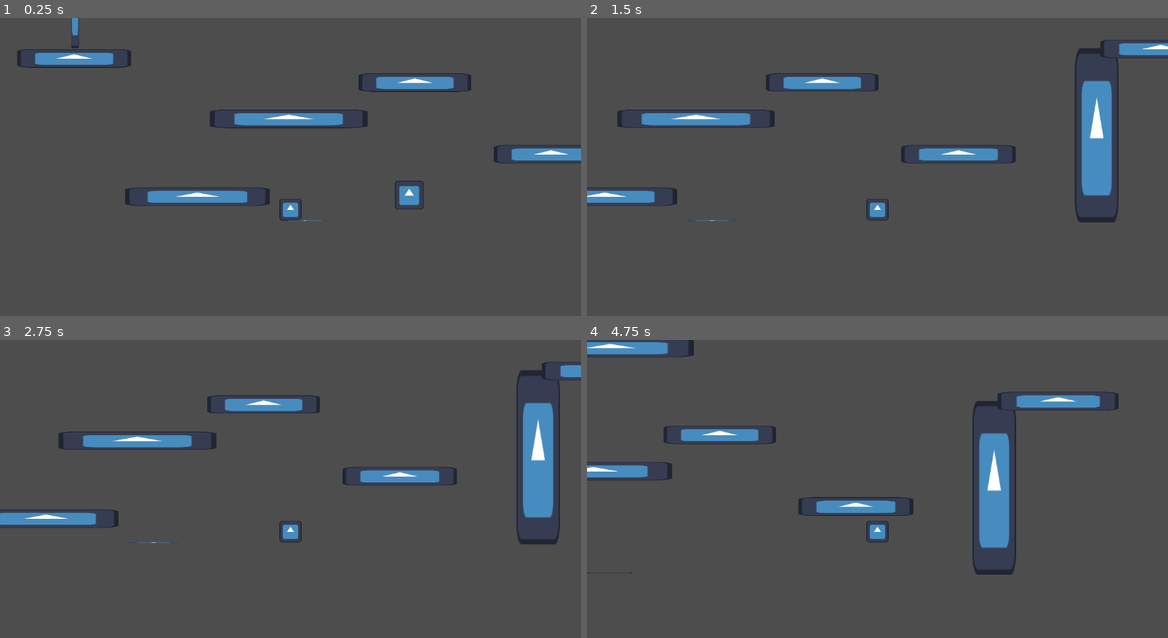
Above: before the commit, frames 1-4 (two rows, left to right).
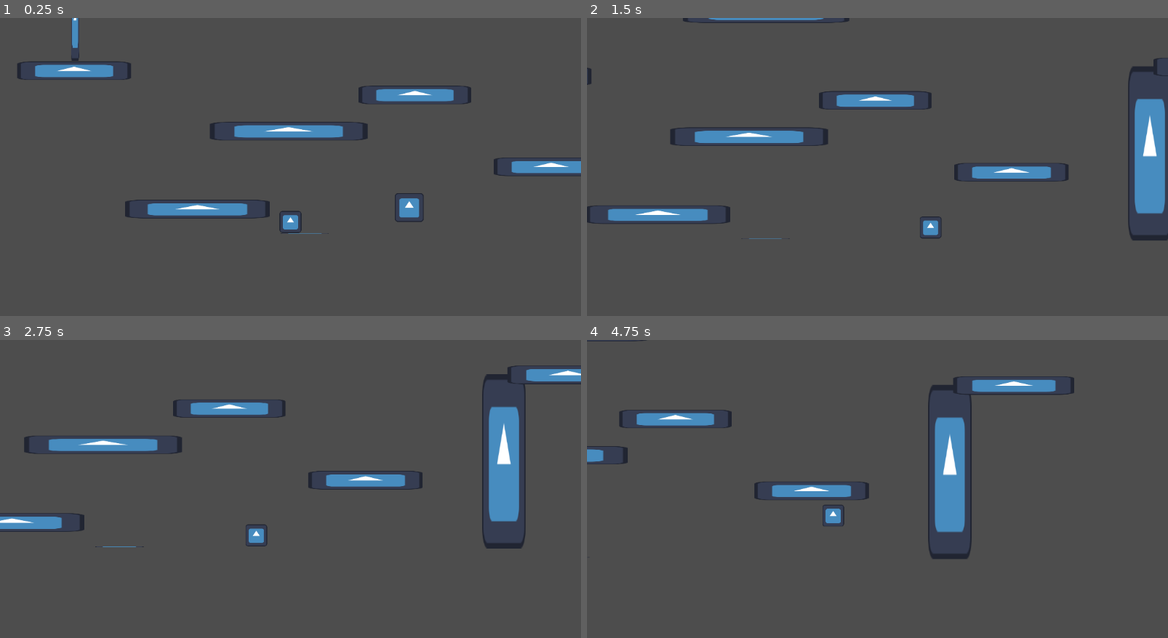
Above: after the commit, the same moments.

Repository: Atlus06/Planet-Trotter
Game: Godot game, scene res://Scenes/main.tscn
The game is run twice, just before and just after one commit, with the same random seed, the same clock (stepped at 60 frames per second) and the same inputs. The engine's default icon, where the game draws it, is replaced by a stand-in: a white triangle on a blue panel in a dark square.
Inputs (mouse positions are in pixels of both pictures, inside the frame that each line leads up to):
- Up to frame 1 (0.25 s): no input
- Up to frame 2 (1.5 s): tap Enter at 0.5 s; move the mouse to (1005, 164) at 0.52 s; hold D (move_right) from 0.53 s (still down); tap Down (look_down, bound only after the commit) at 0.6 s; click (1005, 164) at 0.67 s; tap W (jump) at 0.77 s; tap Left (look_left, bound only after the commit) at 0.8, 1.35 s; move the mouse to (761, 196) at 1.27 s
- Up to frame 3 (2.75 s): tap W (jump) at 1.52 s; tap Right (look_right, bound only after the commit) at 1.55, 2.1 s; move the mouse to (348, 432) at 2.02 s; release D (move_right) at 2.03 s; hold A (move_left) from 2.03 s (still down); tap Up (look_up, bound only after the commit) at 2.3 s
- Up to frame 4 (4.75 s): move the mouse to (848, 569) at 2.77 s; release A (move_left) at 2.78 s; hold D (move_right) 2.78-4.28 s; tap Up (look_up, bound only after the commit) at 2.85 s; click (848, 569) at 2.92 s; tap W (jump) at 3.02, 3.77, 4.52 s; tap Down (look_down, bound only after the commit) at 3.05, 4.35 s; move the mouse to (1051, 551) at 3.52 s; tap Space (dash) at 3.6 s; tap Left (look_left, bound only after the commit) at 3.8 s; move the mouse to (703, 453) at 4.27 s; hold A (move_left) from 4.28 s (still down); tap Right (look_right, bound only after the commit) at 4.55 s

The runs differ from the first frame. In frame 1, 8.1% of the frame differs, in the area x 3-100%, y 0-73%; in frame 2, 12%, in the area x 0-100%, y 0-75%; in frame 3, 9.8%; in frame 4, 11%.

Commit message:
added collectables + added camera movement

Diff:
--- /dev/null
+++ b/Scenes/collectable_component.tscn
@@ -0,0 +1,8 @@
+[gd_scene format=3 uid="uid://hjl1eqc8msh5"]
+
+[ext_resource type="Script" uid="uid://1m6kv0ita3is" path="res://Scripts/collectable_component.gd" id="1_42vs6"]
+
+[node name="CollectableComponent" type="Area2D" unique_id=481696626]
+script = ExtResource("1_42vs6")
+
+[connection signal="body_entered" from="." to="." method="_on_body_entered"]
--- a/Scenes/collectibles.gd
+++ /dev/null
@@ -1,17 +0,0 @@
-extends Area2D
-
-@onready var can_collect_component: Can_Collect_Component = $Can_Collect_Component
-
-func _ready() -> void:
-	can_collect_component.Collected_Item.connect(gained_collectable)
-	can_collect_component.Level_cleared.connect(cleared_level)
-
-
-
-func gained_collectable():
-	#can_collect_component.got_collectable()
-	print("You got a collectable!")
-	queue_free()
-
-func cleared_level():
-	print("You got all of the collectables!!")
--- a/Scenes/collectibles.tscn
+++ b/Scenes/collectibles.tscn
@@ -1,23 +1,22 @@
 [gd_scene format=3 uid="uid://doi2h56o46e1t"]
 
-[ext_resource type="Script" uid="uid://v33i50fafvp5" path="res://Scenes/collectibles.gd" id="1_316ip"]
 [ext_resource type="Texture2D" uid="uid://qdl4mhpxnvab" path="res://Assets/icon.svg" id="1_oknvs"]
-[ext_resource type="Script" uid="uid://d3qxuppgsxjyy" path="res://Scripts/CanCollectComponent.gd" id="2_gb2wt"]
+[ext_resource type="Script" uid="uid://1m6kv0ita3is" path="res://Scripts/collectable_component.gd" id="2_gb2wt"]
 
 [sub_resource type="CircleShape2D" id="CircleShape2D_gb2wt"]
-radius = 74.431175
+radius = 75.16648
 
-[node name="Collectibles" type="Area2D" unique_id=1241773531]
-script = ExtResource("1_316ip")
+[node name="Collectable" type="Area2D" unique_id=935513117]
 
-[node name="CollisionShape2D" type="CollisionShape2D" parent="." unique_id=788459219]
+[node name="Sprite2D" type="Sprite2D" parent="." unique_id=856447400]
+texture = ExtResource("1_oknvs")
+
+[node name="CollisionShape2D" type="CollisionShape2D" parent="." unique_id=1097344666]
 shape = SubResource("CircleShape2D_gb2wt")
 
-[node name="Sprite2D" type="Sprite2D" parent="." unique_id=309052708]
-texture = ExtResource("1_oknvs")
+[node name="Collectble_component" type="Area2D" parent="." unique_id=2118895547]
+script = ExtResource("2_gb2wt")
+Colletable_name = "test"
+metadata/_custom_type_script = "uid://1m6kv0ita3is"
 
-[node name="Can_Collect_Component" type="Node" parent="." unique_id=1292617766]
-script = ExtResource("2_gb2wt")
-metadata/_custom_type_script = "uid://d3qxuppgsxjyy"
-
-[connection signal="body_entered" from="." to="Can_Collect_Component" method="_on_collectibles_body_entered"]
+[connection signal="body_entered" from="." to="Collectble_component" method="_on_collectable_body_entered"]
--- a/Scenes/main.tscn
+++ b/Scenes/main.tscn
@@ -1,6 +1,8 @@
 [gd_scene format=3 uid="uid://drc4lugns5bhe"]
 
+[ext_resource type="Script" uid="uid://di6rtpqul507p" path="res://Scripts/game_manager.gd" id="1_344ge"]
 [ext_resource type="PackedScene" uid="uid://cf61t4wy32qm4" path="res://Scenes/player.tscn" id="1_bo1nx"]
+[ext_resource type="PackedScene" uid="uid://hjl1eqc8msh5" path="res://Scenes/collectable_component.tscn" id="2_6bp64"]
 [ext_resource type="PackedScene" uid="uid://cr4mkpaurcyv0" path="res://Scenes/floor.tscn" id="2_8gbba"]
 [ext_resource type="PackedScene" uid="uid://c1k0kbu1wwrm6" path="res://Scenes/wall.tscn" id="3_jjvhh"]
 [ext_resource type="PackedScene" uid="uid://d2ofgkmuhelmq" path="res://Scenes/platform.tscn" id="4_kry3j"]
@@ -8,6 +10,12 @@
 
 [node name="Main" type="Node2D" unique_id=1249252770]
 
+[node name="GameManager" type="Node" parent="." unique_id=952550901]
+unique_name_in_owner = true
+script = ExtResource("1_344ge")
+
+[node name="CollectableComponent" parent="GameManager" unique_id=481696626 instance=ExtResource("2_6bp64")]
+
 [node name="Floor" parent="." unique_id=1638395231 instance=ExtResource("2_8gbba")]
 position = Vector2(559, 650)
 
--- a/Scenes/player.tscn
+++ b/Scenes/player.tscn
@@ -5,6 +5,7 @@
 [ext_resource type="Texture2D" uid="uid://qdl4mhpxnvab" path="res://Assets/icon.svg" id="2_6t5aa"]
 [ext_resource type="Script" uid="uid://c8ar433hsh7mt" path="res://Scripts/InputComponent.gd" id="3_6t5aa"]
 [ext_resource type="Script" uid="uid://d1710yeed7ers" path="res://Scripts/GravityComponent.gd" id="5_fkybt"]
+[ext_resource type="Script" uid="uid://cvew43pwirayn" path="res://Scripts/camera_component.gd" id="6_x3wgy"]
 
 [sub_resource type="RectangleShape2D" id="RectangleShape2D_88kja"]
 size = Vector2(127, 127)
@@ -19,17 +20,16 @@
 [node name="Sprite2D" type="Sprite2D" parent="." unique_id=1227844510]
 texture = ExtResource("2_6t5aa")
 
-[node name="CameraAnchor" type="Node" parent="." unique_id=253682457]
+[node name="Camera2D" type="Camera2D" parent="." unique_id=763303121]
+offset = Vector2(0, -75)
+zoom = Vector2(0.75, 0.75)
+position_smoothing_enabled = true
 
 [node name="DashTimer" type="Timer" parent="." unique_id=2069224292]
 wait_time = 0.2
 
 [node name="WallJump" type="Timer" parent="." unique_id=1170025154]
 wait_time = 0.22
-
-[node name="Camera2D" type="Camera2D" parent="." unique_id=763303121]
-offset = Vector2(0, -75)
-zoom = Vector2(0.75, 0.75)
 
 [node name="Input_Component" type="Node" parent="." unique_id=190985975]
 unique_name_in_owner = true
@@ -48,5 +48,19 @@
 script = ExtResource("5_fkybt")
 metadata/_custom_type_script = "uid://d1710yeed7ers"
 
+[node name="Camera_Component" type="Node" parent="." unique_id=208795687 node_paths=PackedStringArray("camera")]
+unique_name_in_owner = true
+script = ExtResource("6_x3wgy")
+camera = NodePath("../Camera2D")
+cam_max_look = 400
+metadata/_custom_type_script = "uid://cvew43pwirayn"
+
+[node name="Camera_Component2" type="Node" parent="." unique_id=1812721888 node_paths=PackedStringArray("camera")]
+unique_name_in_owner = true
+script = ExtResource("6_x3wgy")
+camera = NodePath("../Camera2D")
+cam_max_look = 400
+metadata/_custom_type_script = "uid://cvew43pwirayn"
+
 [connection signal="timeout" from="DashTimer" to="Movement_Component" method="_on_dash_timer_timeout"]
 [connection signal="timeout" from="WallJump" to="Movement_Component" method="_on_wall_jump_timeout"]
--- a/Scripts/CanCollectComponent.gd
+++ /dev/null
@@ -1,33 +0,0 @@
-class_name Can_Collect_Component extends Node
-
-
-signal Collected_Item(current: int, max: int)
-signal Level_cleared
-
-@export var max_collectable_amt := 13
-var current_collected := 0
-
-func _ready() -> void:
-	_emit()
-
-
-func got_collectable() -> void:
-	#current_collected = clamp(current_collected + 1, 0, max_collectable_amt)
-	#_emit()
-
-	if current_collected == max_collectable_amt:
-		Level_cleared.emit()
-
-
-func _emit() -> void:
-
-	Collected_Item.emit()
-
-	print("Items Collected: %d / %d" % [current_collected, max_collectable_amt])
-
-
-
-func _on_collectibles_body_entered(body: Node2D) -> void:
-	current_collected = clamp(current_collected + 1, 0, max_collectable_amt)
-	_emit()
-	got_collectable()
--- a/Scripts/InputComponent.gd
+++ b/Scripts/InputComponent.gd
@@ -4,8 +4,16 @@
 var jump_pressed := false
 var dash_pressed := false
 var up_held := 0
+
+var camera_look = Vector2.ZERO
+
 func update() -> void:
+	#character movement
 	move_direction = Input.get_axis("move_left", "move_right")
 	jump_pressed = Input.is_action_just_pressed("jump")
 	dash_pressed = Input.is_action_just_pressed("dash")
 	up_held = Input.is_action_pressed("jump")
+
+	#camera movement
+	camera_look.x = Input.get_axis("look_left","look_right")
+	camera_look.y = Input.get_axis("look_up","look_down")
--- /dev/null
+++ b/Scripts/camera_component.gd
@@ -0,0 +1,15 @@
+class_name Camera_Component extends Node
+
+@export var camera: Camera2D
+@export var cam_speed = 500.0
+@export var cam_max_look: int
+
+var cam_direction := Vector2.ZERO
+
+
+func update() -> void:
+	camera.position.x = clamp(0,0,cam_max_look)
+	camera.position.x += cam_direction.x * cam_speed
+
+	camera.position.y = clamp(0,0,cam_max_look)
+	camera.position.y += cam_direction.y * cam_speed
--- /dev/null
+++ b/Scripts/collectable_component.gd
@@ -0,0 +1,9 @@
+class_name Collectble_component extends Area2D
+
+@export var Colletable_name: String
+var resource_value := 1
+
+func _on_collectable_body_entered(body: Node2D) -> void:
+	#print("You got a resource!")
+	GameManager.collected_resource(resource_value)
+	get_parent().queue_free()
--- /dev/null
+++ b/Scripts/game_manager.gd
@@ -0,0 +1,13 @@
+extends Node
+
+signal Collected_item(new_amount: int)
+
+@export var max_resources := 13
+var resources_collected = 0
+
+func collected_resource(amount: int) -> void:
+	resources_collected = clamp(resources_collected + amount, 0, max_resources)
+	Collected_item.emit(resources_collected)
+	print("Resources Collected: %d / %d" % [resources_collected, max_resources])
+
+#add func to say leel cleared when all rescources collected
--- a/Scripts/player.gd
+++ b/Scripts/player.gd
@@ -3,6 +3,7 @@
 @onready var input_component: Input_Component = $Input_Component
 @onready var movement_component: Movement_Component = %Movement_Component
 @onready var gravity_component: Gravity_Component = %Gravity_Component
+@onready var camera_component: Camera_Component = %Camera_Component
 
 func _physics_process(delta: float) -> void:
 
@@ -19,3 +20,7 @@
 	#applies gravity
 	gravity_component.player = movement_component.body
 	gravity_component.update(delta)
+
+	#camera movement
+	camera_component.cam_direction = input_component.camera_look
+	camera_component.update()
--- a/project.godot
+++ b/project.godot
@@ -14,6 +14,10 @@
 run/main_scene="uid://drc4lugns5bhe"
 config/features=PackedStringArray("4.6", "GL Compatibility")
 config/icon="res://Assets/icon.svg"
+
+[autoload]
+
+GameManager="*uid://di6rtpqul507p"
 
 [display]
 
@@ -45,6 +49,26 @@
 "events": [Object(InputEventKey,"resource_local_to_scene":false,"resource_name":"","device":-1,"window_id":0,"alt_press …(191 unchanged characters)…
 ]
 }
+look_up={
+"deadzone": 0.2,
+"events": [Object(InputEventKey,"resource_local_to_scene":false,"resource_name":"","device":-1,"window_id":0,"alt_pressed":false,"shift_pressed":false,"ctrl_pressed":false,"meta_pressed":false,"pressed":false,"keycode":0,"physical_keycode":4194320,"key_label":0,"unicode":0,"location":0,"echo":false,"script":null)
+]
+}
+look_down={
+"deadzone": 0.2,
+"events": [Object(InputEventKey,"resource_local_to_scene":false,"resource_name":"","device":-1,"window_id":0,"alt_pressed":false,"shift_pressed":false,"ctrl_pressed":false,"meta_pressed":false,"pressed":false,"keycode":0,"physical_keycode":4194322,"key_label":0,"unicode":0,"location":0,"echo":false,"script":null)
+]
+}
+look_left={
+"deadzone": 0.2,
+"events": [Object(InputEventKey,"resource_local_to_scene":false,"resource_name":"","device":-1,"window_id":0,"alt_pressed":false,"shift_pressed":false,"ctrl_pressed":false,"meta_pressed":false,"pressed":false,"keycode":0,"physical_keycode":4194319,"key_label":0,"unicode":0,"location":0,"echo":false,"script":null)
+]
+}
+look_right={
+"deadzone": 0.2,
+"events": [Object(InputEventKey,"resource_local_to_scene":false,"resource_name":"","device":-1,"window_id":0,"alt_pressed":false,"shift_pressed":false,"ctrl_pressed":false,"meta_pressed":false,"pressed":false,"keycode":0,"physical_keycode":4194321,"key_label":0,"unicode":0,"location":0,"echo":false,"script":null)
+]
+}
 
 [physics]
 
Not shown, removed: Scenes/collectibles.gd.uid
Not shown, removed: Scripts/CanCollectComponent.gd.uid
Not shown, added: Scripts/camera_component.gd.uid
Not shown, added: Scripts/collectable_component.gd.uid
Not shown, added: Scripts/game_manager.gd.uid
